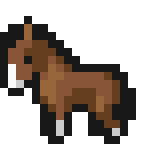
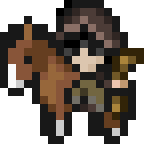
Layer changes from the first w=144, h=144 image to the second:
added layer "Layer 50" above "Layer 49" over [56, 0, 128, 56]
added layer "Layer 51" above "HumainF copy 4" over [64, 80, 112, 120]
added layer "HumainF copy 4" above "Layer 6" over [56, 0, 144, 120]
